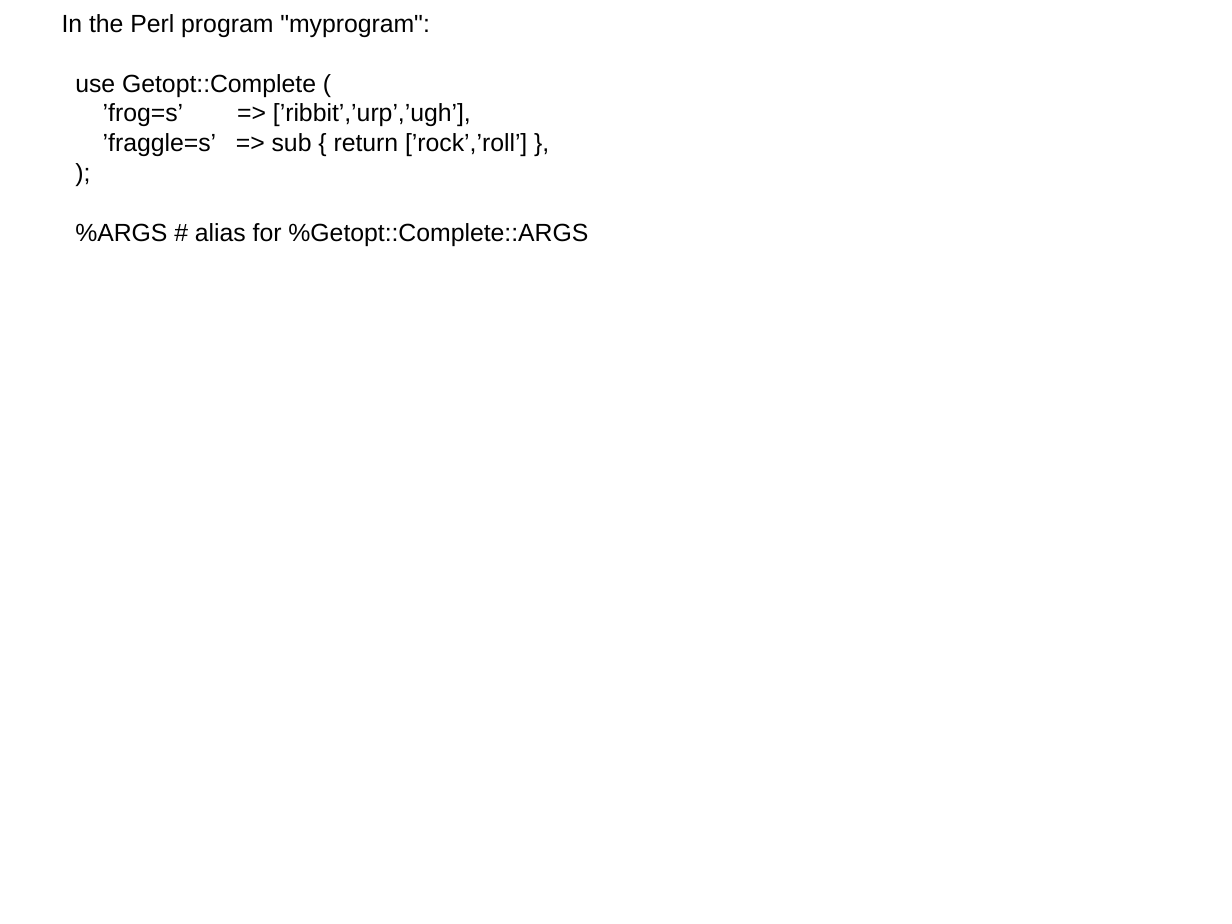
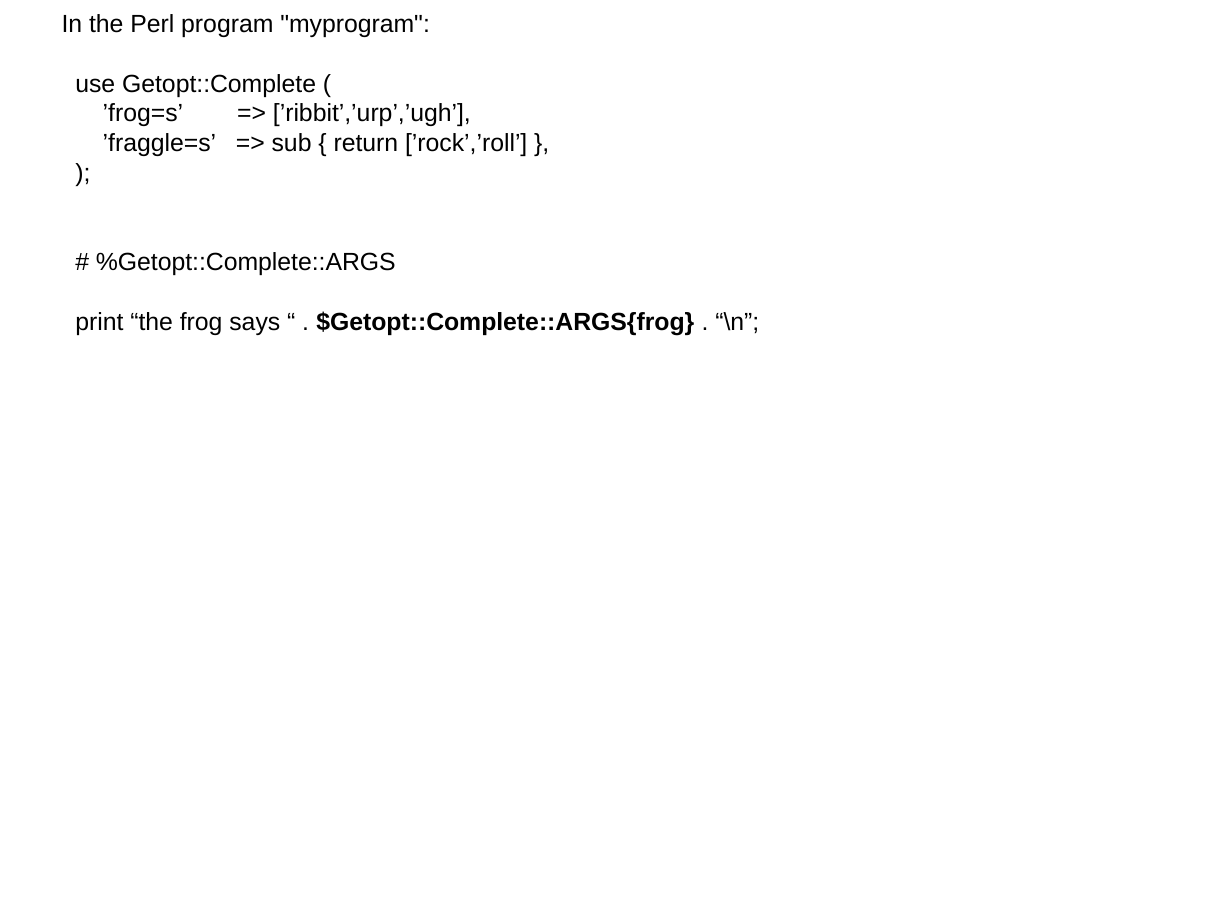
Before and after one commit to gitpan/Getopt-Complete, a slide deck: slide 29 of doc/getopt-complete.odp (slide 24 before the commit). Drawn at 1232x924 pixels with LibreOffice and Linux fonts; fonts in the diff are those of the drawing. Boxes give left, top, right and bottom in pixels: in the first picture for what was removed or moved away, otherwise in the second. Text is boxed around its words. In the diff, an @@ line names an element or a change of style, - is before the commit and + after.

Commit message:
Import of NNUTTER/Getopt-Complete-v0.16 from CPAN.
gitpan-cpan-distribution: Getopt-Complete
gitpan-cpan-version:      v0.16
gitpan-cpan-path:         NNUTTER/Getopt-Complete-v0.16.tar.gz
gitpan-cpan-author:       NNUTTER
gitpan-cpan-maturity:     released

```diff
--- a/doc/getopt-complete.odp
+++ b/doc/getopt-complete.odp
@@ subtitle at [75, 252, 759, 336]: text changed @@
-%ARGS # alias for %Getopt::Complete::ARGS
+# %Getopt::Complete::ARGS
+print “the frog says “ . $Getopt::Complete::ARGS{frog} . “\n”;
```
Also in this commit, not shown: 15 other slides changed, 9 slides added, 10 other files.
